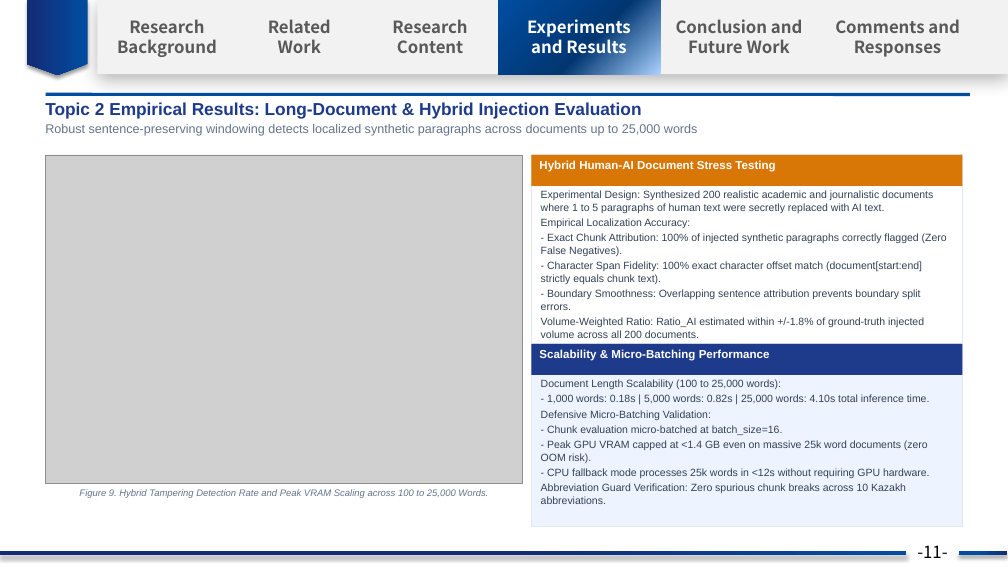
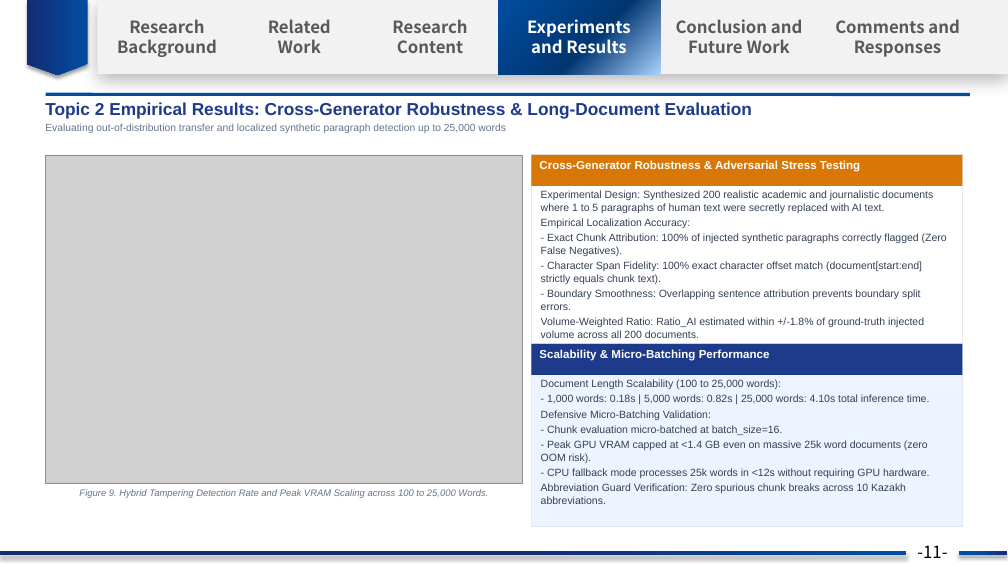
Before and after one commit to nKa1i/kazakh-ai-text-detection, a slide deck: slide 13 of Kazakh_AI_Detection_Thesis_Progress_Prof_Guo.pptx. Drawn at 1008x567 pixels with LibreOffice and Linux fonts; fonts in the diff are those of the drawing; grey boxes stand for pictures; background and template pictures are left out. Boxes give left, top, right and bottom in pixels: in the first picture for what was removed or moved away, otherwise in the second. Text is boxed around its words. In the diff, an @@ line names an element or a change of style, - is before the commit and + after.

```diff
--- a/Kazakh_AI_Detection_Thesis_Progress_Prof_Guo.pptx
+++ b/Kazakh_AI_Detection_Thesis_Progress_Prof_Guo.pptx
@@ text at box(45, 102, 752, 133): text changed; size 12 to 9.8 pt @@
-Topic 2 Empirical Results: Long-Document & Hybrid Injection Evaluation
-Robust sentence-preserving windowing detects localized synthetic paragraphs across documents up to 25,000 words
+Topic 2 Empirical Results: Cross-Generator Robustness & Long-Document Evaluation
+Evaluating out-of-distribution transfer and localized synthetic paragraph detection up to 25,000 words
@@ text at box(539, 160, 860, 172): text changed @@
-Hybrid Human-AI Document Stress Testing
+Cross-Generator Robustness & Adversarial Stress Testing
```
Also in this commit, not shown: 17 other slides changed, 10 other files.
